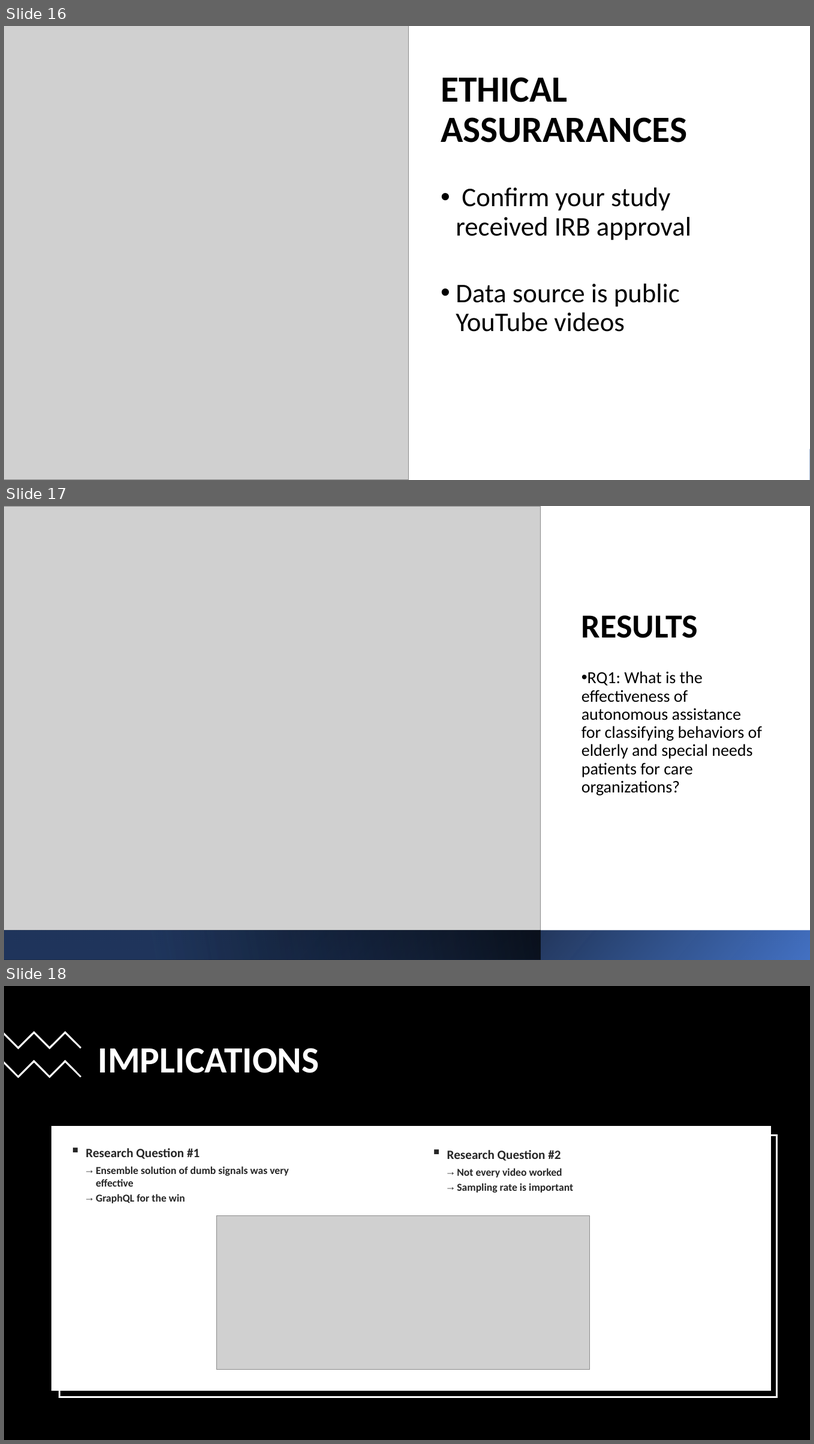
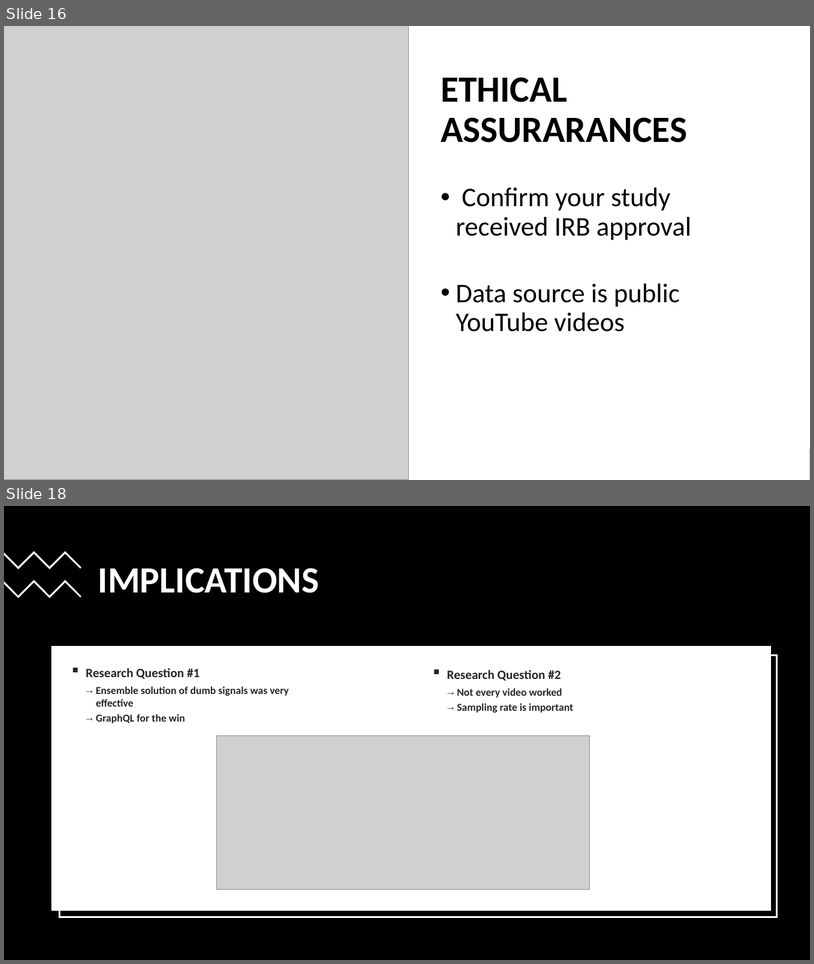
Before and after one commit to dr-natetorious/Dissertation, a slide deck: OralDefenseDeck.pptx. Shown one above the other, each under a label of ours: slides 16, 17 and 18 before the commit, slides 16 and 18 after it; the slides between them are not shown. The pictures are 814x1444 and 814x964 pixels, drawn with LibreOffice and Linux fonts; fonts in the diff are those of the drawing; grey boxes stand for pictures; background and template pictures are left out. Boxes give left, top, right and bottom in pixels: in the first picture for what was removed or moved away, otherwise in the second. Text is boxed around its words. In the diff, an @@ line names an element or a change of style, - is before the commit and + after.

```diff
--- a/OralDefenseDeck.pptx
+++ b/OralDefenseDeck.pptx
@@ slide 17 removed at [4, 506, 810, 960], background #FFFFFF; not listed: 1 template element that a slide beside it also shows @@
@@ rectangle removed at [4, 506, 810, 960] @@
@@ picture removed at [4, 506, 540, 930] @@
@@ text removed at [582, 615, 699, 638] @@
-RESULTS
@@ text removed at [582, 671, 762, 795] @@
-• RQ1: What is the effectiveness of autonomous assistance for classifying behaviors of elderly and special needs patients for care organizations?
@@ rectangle removed at [4, 930, 810, 960] @@
@@ rectangle removed at [4, 930, 541, 960] @@
```
Also in this commit, not shown: 5 slides changed, 1 slide added, 1 other file.
